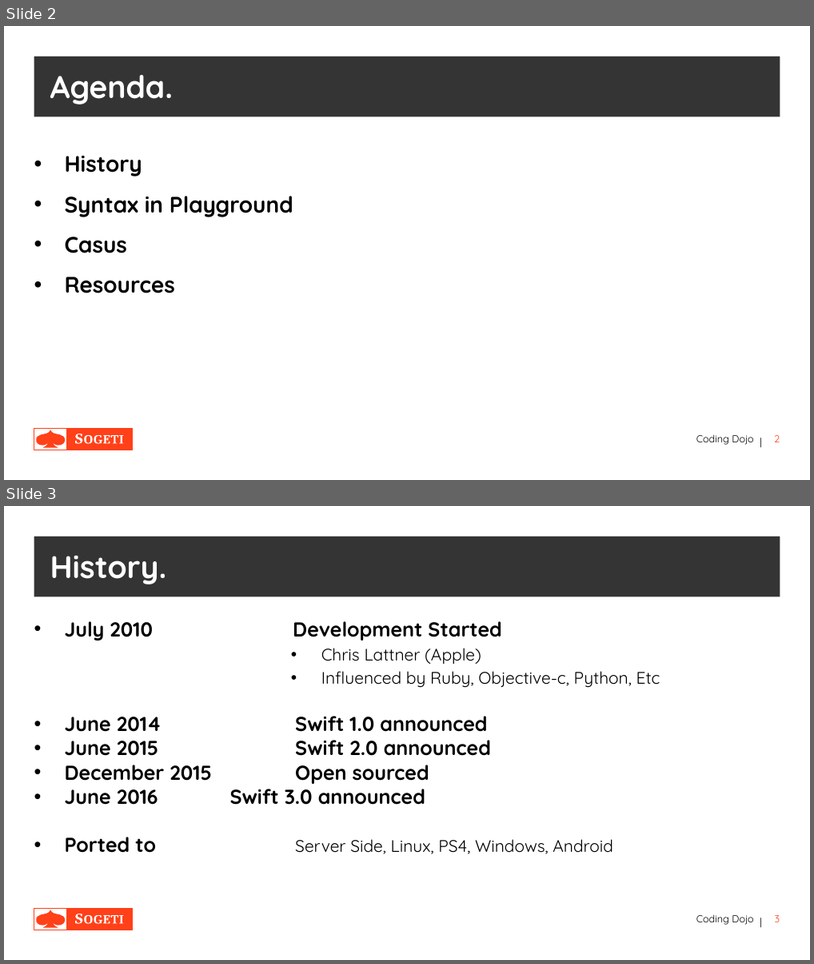
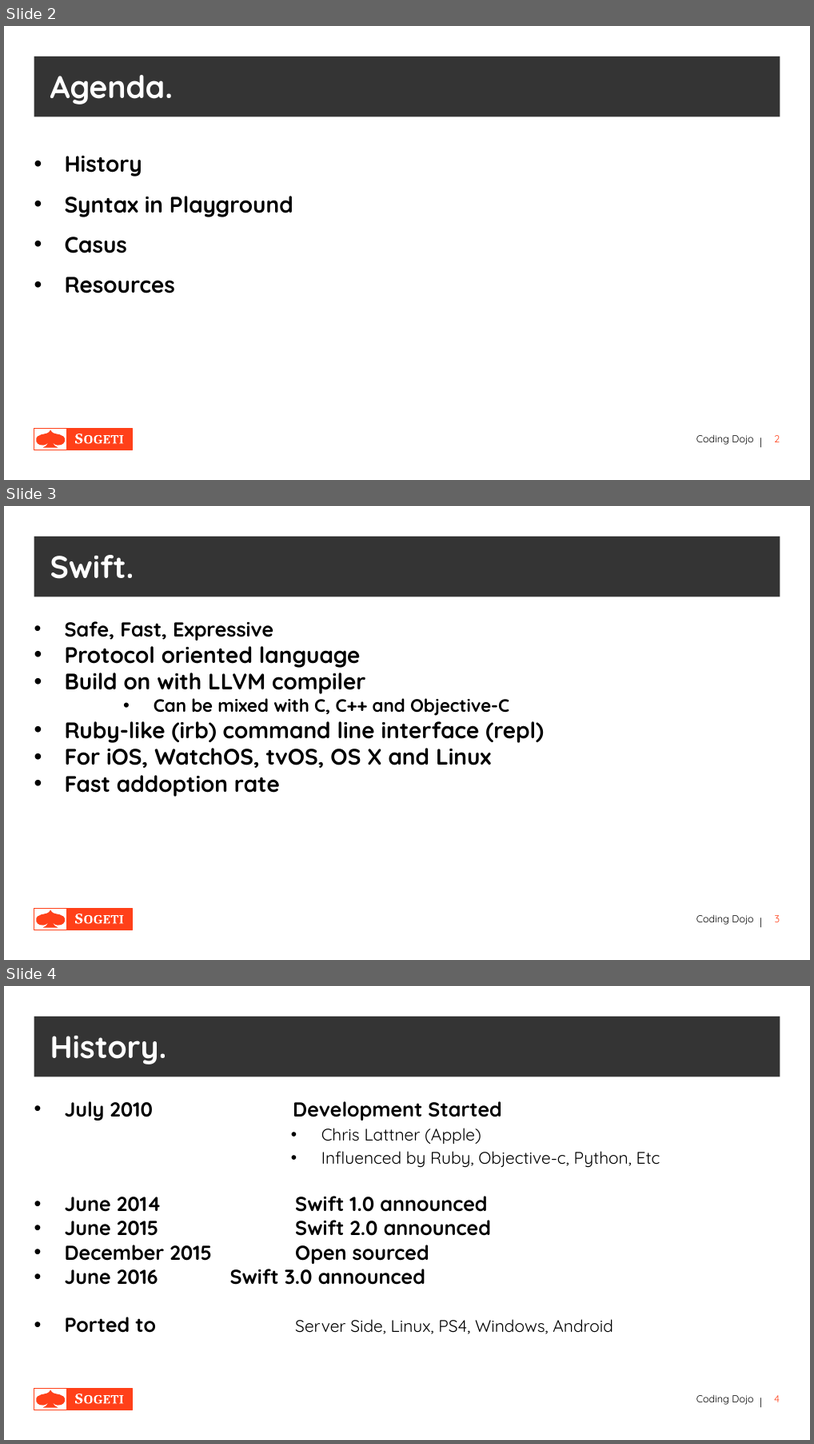
Before and after one commit to stefanrenne/swiftBootcamp, a slide deck: Intro/intro.pptx. Shown one above the other, each under a label of ours: slides 2 and 3 before the commit, slides 2, 3 and 4 after it. The pictures are 814x964 and 814x1444 pixels, drawn with LibreOffice and Linux fonts; fonts in the diff are those of the drawing; background and template pictures are left out. Boxes give left, top, right and bottom in pixels: in the first picture for what was removed or moved away, otherwise in the second. Text is boxed around its words. In the diff, an @@ line names an element or a change of style, - is before the commit and + after.

```diff
--- a/Intro/intro.pptx
+++ b/Intro/intro.pptx
@@ slide 3 added at (x1=4, y1=506, x2=810, y2=960), background #FFFFFF; not listed: 10 template elements that a slide beside it also shows @@
@@ title added at (x1=34, y1=536, x2=780, y2=597), fill #343434, 28 pt, text #FFFFFF, bold @@
+Swift.
@@ text added at (x1=65, y1=621, x2=544, y2=796), 20 pt, text #000000, bold @@
+• Safe, Fast, Expressive
+• Protocol oriented language
+• Build on with LLVM compiler
+    • Can be mixed with C, C++ and Objective-C
+• Ruby-like (irb) command line interface (repl)
+• For iOS, WatchOS, tvOS, OS X and Linux
+• Fast addoption rate
@@ text added at (x1=697, y1=914, x2=754, y2=924), 9 pt, text #000000 @@
+Coding Dojo
@@ page number added at (x1=775, y1=915, x2=781, y2=922), 9 pt, text #FF4019 @@
+3
@@ what was slide 3 is now slide 4 @@
@@ page number at (x1=774, y1=1395, x2=780, y2=1402): text changed @@
-3
+4
```
Also in this commit, not shown: 1 slide changed.
